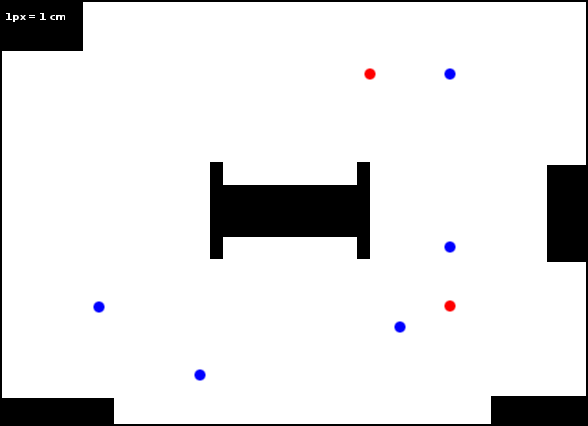
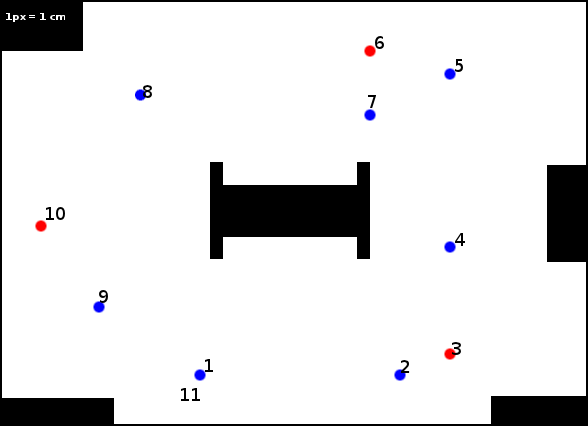
Layer changes from the first 588 x 426 image to the second:
painted on "waypoints" over [35, 36, 465, 401]
